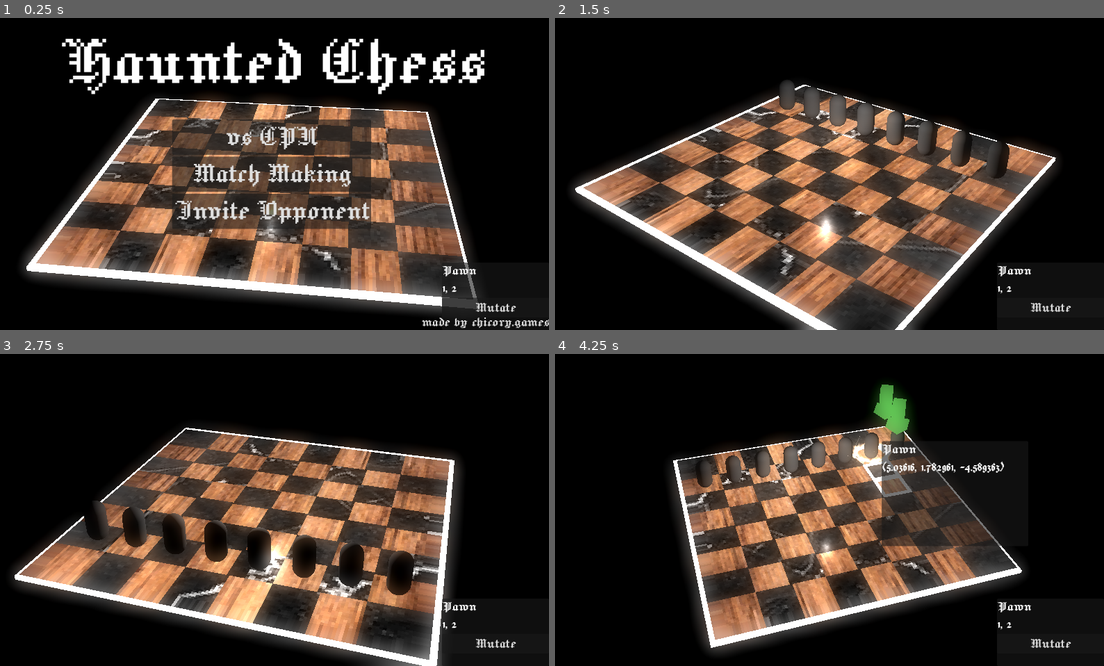
Above: before the commit, frames 1-4 (two rows, left to right).
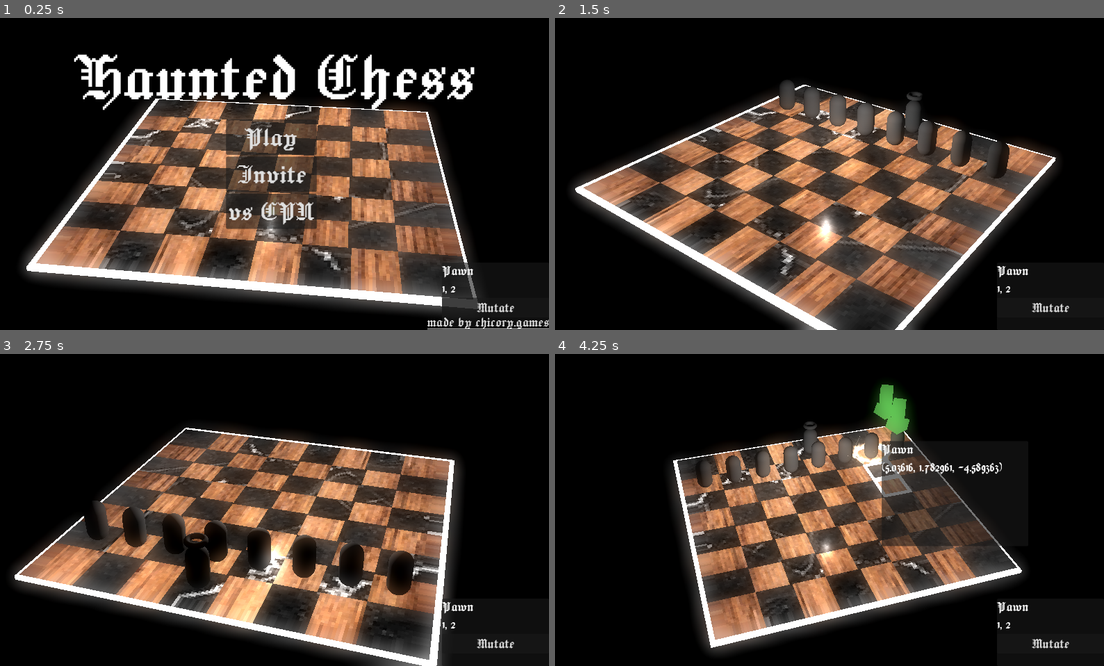
Above: after the commit, the same moments.

Repository: Dzejkop/haunted_chess
Game: Godot game, scene res://root.tscn
Same seed, same stepped clock (60 frames per second), same inputs: the game is played once before the commit and once after it.
Inputs (mouse positions are in pixels of both pictures, inside the frame that each line leads up to):
- Up to frame 1 (0.25 s): no input
- Up to frame 2 (1.5 s): click "Mutate" at 0.5 s; click "vs CPU" at 1.25 s
- Up to frame 3 (2.75 s): tap Enter at 2 s; move the mouse to (395, 494) at 2.02 s; hold D from 2.03 s (still down); click (395, 494) at 2.1 s
- Up to frame 4 (4.25 s): move the mouse to (714, 525) at 2.77 s; release D at 2.78 s; hold S 2.78-3.53 s; click (714, 525) at 2.85 s; move the mouse to (884, 441) at 3.52 s; hold D from 3.53 s (still down); tap R at 3.6 s; click (884, 441) at 3.8 s

The runs differ from the first frame. In frame 1, 14% of the frame differs, in the area x 11-100%, y 6-100%; in frame 2, 0.5%; in frame 3, 1.0%; in frame 4, 0.9%.

Commit message:
Basic king moves

Diff:
--- a/game/move_marker.tscn
+++ b/game/move_marker.tscn
@@ -5,7 +5,7 @@
 [ext_resource type="PackedScene" uid="uid://dey0eb5wdsuch" path="res://arrow_marker.tscn" id="3_4mdfn"]
 
 [sub_resource type="BoxShape3D" id="BoxShape3D_tw3kd"]
-size = Vector3(2, 2, 2)
+size = Vector3(2, 0.2, 2)
 
 [sub_resource type="BoxMesh" id="BoxMesh_br57f"]
 size = Vector3(2, 100, 2)
@@ -27,7 +27,7 @@
 transform = Transform3D(1, 0, 0, 0, 1, 0, 0, 0, 1, 0, -2, 0)
 
 [node name="CollisionShape3D" type="CollisionShape3D" parent="."]
-transform = Transform3D(1, 0, 0, 0, 1, 0, 0, 0, 1, 0, 0.05621767, 0)
+transform = Transform3D(1, 0, 0, 0, 1, 0, 0, 0, 1, 0, -0.8, 0)
 shape = SubResource("BoxShape3D_tw3kd")
 
 [node name="Highlight" type="MeshInstance3D" parent="."]
--- /dev/null
+++ b/game/pieces/king.tscn
@@ -0,0 +1,23 @@
+[gd_scene load_steps=5 format=3 uid="uid://bumvlb03j84me"]
+
+[ext_resource type="Script" uid="uid://dwn7f0omyb8r" path="res://scripts/piece.gd" id="1_v7vo4"]
+
+[sub_resource type="CapsuleMesh" id="CapsuleMesh_pyidc"]
+
+[sub_resource type="CapsuleShape3D" id="CapsuleShape3D_vvh5c"]
+
+[sub_resource type="TorusMesh" id="TorusMesh_v7vo4"]
+
+[node name="King" type="StaticBody3D"]
+script = ExtResource("1_v7vo4")
+kind = 1
+
+[node name="MeshInstance3D" type="MeshInstance3D" parent="."]
+mesh = SubResource("CapsuleMesh_pyidc")
+
+[node name="CollisionShape3D" type="CollisionShape3D" parent="."]
+shape = SubResource("CapsuleShape3D_vvh5c")
+
+[node name="MeshInstance3D2" type="MeshInstance3D" parent="."]
+transform = Transform3D(0.5, 0, 0, 0, 0.5, 0, 0, 0, 0.5, 0, 1.2661405, 0)
+mesh = SubResource("TorusMesh_v7vo4")
--- a/game/root.tscn
+++ b/game/root.tscn
@@ -4,14 +4,13 @@
 [ext_resource type="PackedScene" uid="uid://dpgsddkebjyau" path="res://pieces/pawn.tscn" id="2_tw3kd"]
 [ext_resource type="PackedScene" uid="uid://c4w8vuna37lkx" path="res://assets/board.glb" id="3_gd4vy"]
 [ext_resource type="PackedScene" uid="uid://5xkx5ht73y67" path="res://move_marker.tscn" id="3_huihk"]
+[ext_resource type="PackedScene" uid="uid://bumvlb03j84me" path="res://pieces/king.tscn" id="3_tw3kd"]
 [ext_resource type="Script" uid="uid://ryo7pp6ayx2w" path="res://scripts/camera_dolly.gd" id="4_qw60f"]
 [ext_resource type="Theme" uid="uid://bd5bff3aockur" path="res://theme.tres" id="5_eji0w"]
 [ext_resource type="Script" uid="uid://ob0ao55rm8qa" path="res://scripts/menu.gd" id="6_qwhpj"]
-[ext_resource type="FontFile" uid="uid://c7hd5o38jyyvc" path="res://assets/fonts/Jacquard12-Regular.ttf" id="7_qt76e"]
 [ext_resource type="Texture2D" uid="uid://c54cwvbw53kw1" path="res://assets/flames.png" id="8_sq7yr"]
 
 [sub_resource type="LabelSettings" id="LabelSettings_28aoi"]
-font = ExtResource("7_qt76e")
 font_size = 160
 
 [sub_resource type="Animation" id="Animation_bf3um"]
@@ -117,7 +116,8 @@
 pieces_container = NodePath("AllPieces")
 highlighter = NodePath("PieceHighlight")
 piece_scenes = Dictionary[int, PackedScene]({
-0: ExtResource("2_tw3kd")
+0: ExtResource("2_tw3kd"),
+1: ExtResource("3_tw3kd")
 })
 move_marker_scn = ExtResource("3_huihk")
 
@@ -241,17 +241,17 @@
 size_flags_horizontal = 3
 size_flags_vertical = 3
 
+[node name="MatchMaking" type="Button" parent="MainMenuUi/VBoxContainer"]
+layout_mode = 2
+text = "Play"
+
+[node name="InviteOpponent" type="Button" parent="MainMenuUi/VBoxContainer"]
+layout_mode = 2
+text = "Invite"
+
 [node name="vsCpu" type="Button" parent="MainMenuUi/VBoxContainer"]
 layout_mode = 2
 text = "vs CPU"
-
-[node name="MatchMaking" type="Button" parent="MainMenuUi/VBoxContainer"]
-layout_mode = 2
-text = "Match Making"
-
-[node name="InviteOpponent" type="Button" parent="MainMenuUi/VBoxContainer"]
-layout_mode = 2
-text = "Invite Opponent"
 
 [node name="Control" type="MarginContainer" parent="MainMenuUi"]
 layout_mode = 1
@@ -286,6 +286,7 @@
 offset_top = -33.0
 grow_horizontal = 0
 grow_vertical = 0
+theme = ExtResource("5_eji0w")
 text = "made by chicory.games"
 uri = "https://chicory.games"
 
--- a/game/scripts/piece.gd
+++ b/game/scripts/piece.gd
@@ -22,7 +22,12 @@
 }
 
 const KIND_NAME: Dictionary = {
-	Kind.PAWN: "Pawn"
+	Kind.PAWN: "Pawn",
+	Kind.KING: "King",
+	Kind.QUEEN: "Queen",
+	Kind.ROOK: "Rook",
+	Kind.KNIGHT: "Knight",
+	Kind.TOWER: "Tower"
 }
 
 @export
--- a/game/scripts/root.gd
+++ b/game/scripts/root.gd
@@ -43,15 +43,18 @@
 	camera_dolly.is_active = true
 	turn_counter = 0
 
-	var pawn_scn := piece_scenes[Piece.Kind.PAWN]
-
 	# Spawn player pawns
 	for i in range(8):
-		var new_piece: Piece = pawn_scn.instantiate()
+		spawn_piece(Piece.Kind.PAWN, Vector2i(i, 1))
+
+	# Spawn king
+	spawn_piece(Piece.Kind.KING, Vector2i(4, 0))
+
+func spawn_piece(kind: Piece.Kind, board_pos: Vector2i):
+		var piece_scn := piece_scenes[kind]
+
+		var new_piece: Piece = piece_scn.instantiate()
 		pieces_container.add_child(new_piece)
-		#var x := -7.0 + i * 2.0
-		#var z := 5.0
-		var board_pos = Vector2i(i, 1)
 		var p := board2world3(board_pos)
 		new_piece.global_position = p
 		new_piece.init(Piece.Player.White, board_pos)
@@ -63,9 +66,9 @@
 	else:
 		return Piece.Player.Black
 
-func find_piece_at(x: int, y: int) -> Piece:
+func find_piece_at(pos: Vector2i) -> Piece:
 	for piece in all_pieces:
-		if piece.board_pos.x == x && piece.board_pos.y == y:
+		if piece.board_pos.x == pos.x && piece.board_pos.y == pos.y:
 			return piece
 
 	return null
@@ -141,6 +144,8 @@
 	despawn_markers()
 	if selected_piece.kind == Piece.Kind.PAWN:
 		spawn_legal_pawn_moves()
+	if selected_piece.kind == Piece.Kind.KING:
+		spawn_legal_king_moves()
 
 func despawn_markers():
 	for marker in move_markers:
@@ -153,6 +158,24 @@
 		spawn_legal_movement_move(selected_piece.board_pos + dir * 2)
 	spawn_legal_movement_move(selected_piece.board_pos + dir)
 
+func spawn_legal_king_moves():
+	if selected_piece.num_moves == 0:
+		pass
+
+	for x in [-1, 0, 1]:
+		for y in [-1, 0, 1]:
+			if x == 0 and y == 0:
+				continue
+
+			var move_pos = Vector2i(x, y) + selected_piece.board_pos
+			if not is_legal_pos(move_pos):
+				continue
+
+			if is_occupied_by_piece_of(move_pos, selected_piece.player):
+				continue
+
+			spawn_legal_movement_move(move_pos)
+
 func spawn_legal_movement_move(pos: Vector2i):
 	var arrow_marker: MoveMarker = move_marker_scn.instantiate()
 	add_child(arrow_marker)
@@ -168,3 +191,12 @@
 func board2world3(pos: Vector2i) -> Vector3:
 	var p := board2world(pos)
 	return Vector3(p.x, 1.0, p.y)
+
+func is_occupied_by_piece_of(pos: Vector2i, player: Piece.Player) -> bool:
+	var piece_at = find_piece_at(pos)
+	if not piece_at:
+		return false
+	return piece_at.player == player
+
+func is_legal_pos(pos: Vector2i) -> bool:
+	return pos.x >= 0 and pos.x < 8 and pos.y >= 0 and pos.y < 8
--- a/game/theme.tres
+++ b/game/theme.tres
@@ -1,6 +1,7 @@
-[gd_resource type="Theme" load_steps=7 format=3 uid="uid://bd5bff3aockur"]
+[gd_resource type="Theme" load_steps=8 format=3 uid="uid://bd5bff3aockur"]
 
 [ext_resource type="FontFile" uid="uid://c7hd5o38jyyvc" path="res://assets/fonts/Jacquard12-Regular.ttf" id="1_e1x85"]
+[ext_resource type="FontFile" uid="uid://bsh2vl74n5exu" path="res://assets/fonts/Jacquard24-Regular.ttf" id="2_cjfk0"]
 
 [sub_resource type="StyleBoxFlat" id="StyleBoxFlat_vvh5c"]
 content_margin_left = 4.0
@@ -72,7 +73,7 @@
 corner_detail = 5
 
 [resource]
-default_font = ExtResource("1_e1x85")
+default_font = ExtResource("2_cjfk0")
 default_font_size = 32
 All/font_sizes/FontSize = 32
 All/fonts/Font = ExtResource("1_e1x85")
@@ -94,7 +95,7 @@
 Button/constants/icon_max_width = 0
 Button/constants/outline_size = 0
 Button/font_sizes/font_size = 64
-Button/fonts/font = ExtResource("1_e1x85")
+Button/fonts/font = ExtResource("2_cjfk0")
 Button/styles/disabled = SubResource("StyleBoxFlat_vvh5c")
 Button/styles/focus = SubResource("StyleBoxFlat_28aoi")
 Button/styles/hover = SubResource("StyleBoxFlat_jnlp7")
Binary file added: game/assets/fonts/Creepster-Regular.ttf
Not shown, added: game/assets/fonts/Creepster-Regular.ttf.import
Binary file added: game/assets/fonts/Jacquard24-Regular.ttf
Not shown, added: game/assets/fonts/Jacquard24-Regular.ttf.import
